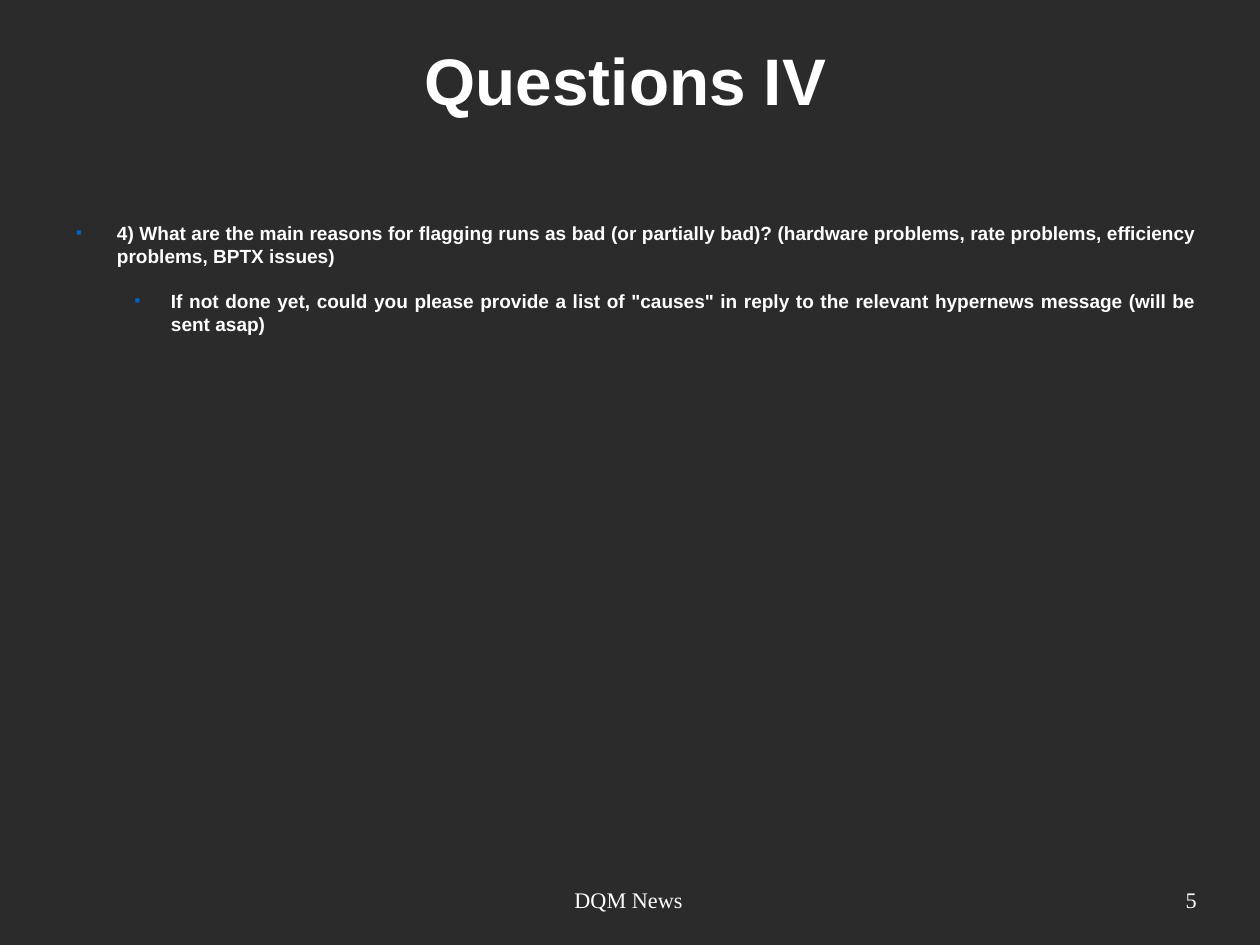
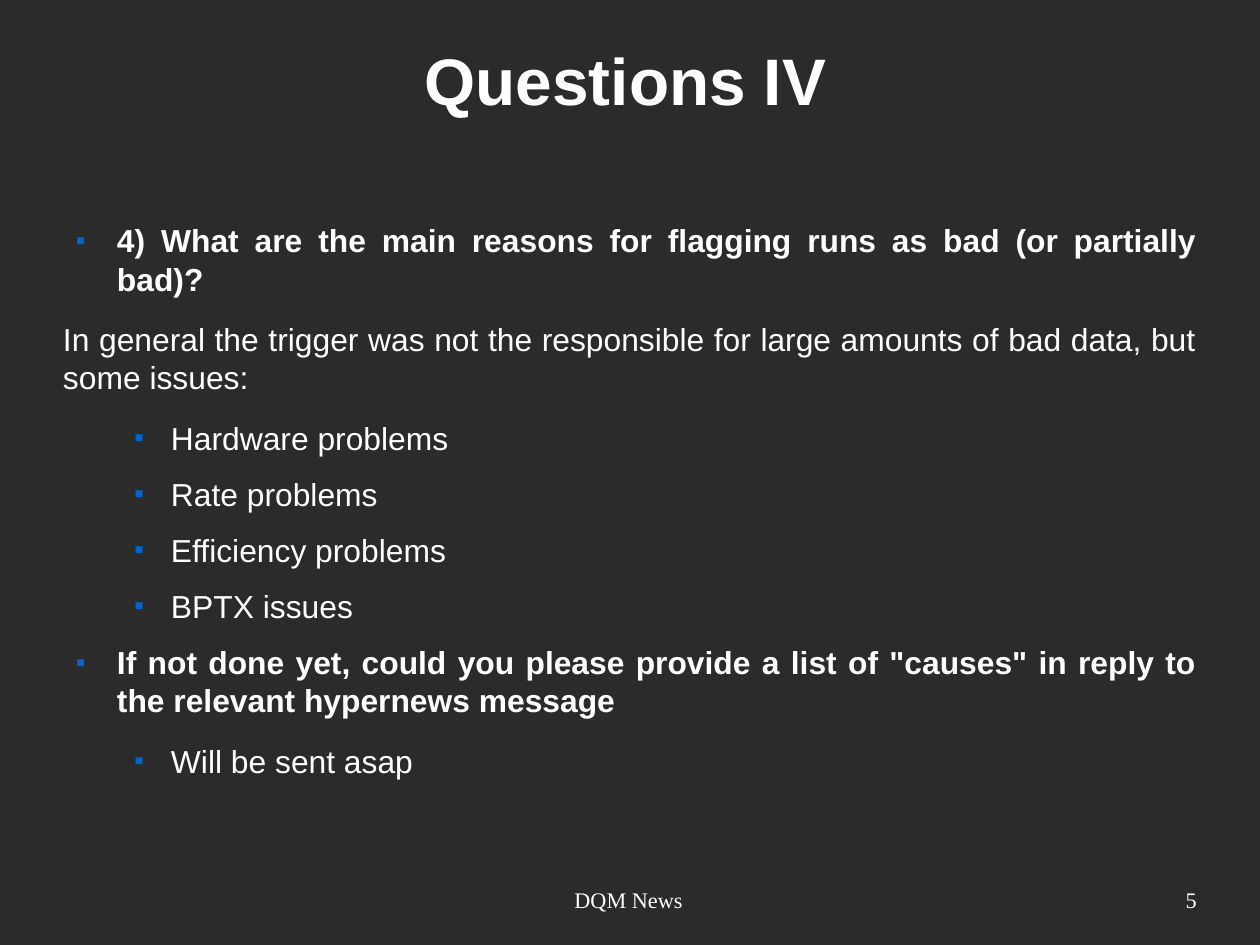
Before and after one commit to joaopela/WorkPresentations, a slide deck: slide 5 of cms/DQM_Meeting/2013-10-01/2013-10-01_DQMMeeting_JPela.odp. Drawn at 1260x945 pixels with LibreOffice and Linux fonts; fonts in the diff are those of the drawing; background and template pictures are left out; a plain dark background stands for a picture behind light text. Boxes give left, top, right and bottom in pixels: in the first picture for what was removed or moved away, otherwise in the second. Text is boxed around its words. In the diff, an @@ line names an element or a change of style, - is before the commit and + after.

```diff
--- a/cms/DQM_Meeting/2013-10-01/2013-10-01_DQMMeeting_JPela.odp
+++ b/cms/DQM_Meeting/2013-10-01/2013-10-01_DQMMeeting_JPela.odp
@@ text at (x1=63, y1=229, x2=1196, y2=779): text changed; size 12 to 20 pt; bold off @@
-■ 4) What are the main reasons for flagging runs as bad (or partially bad)? (hardware problems, rate problems, efficiency problems, BPTX issues)
-  ■ If not done yet, could you please provide a list of "causes" in reply to the relevant hypernews message (will be sent asap)
+■ 4) What are the main reasons for flagging runs as bad (or partially bad)?
+In general the trigger was not the responsible for large amounts of bad data, but some issues:
+  ■ Hardware problems
+  ■ Rate problems
+  ■ Efficiency problems
+  ■ BPTX issues
+■ If not done yet, could you please provide a list of "causes" in reply to the relevant hypernews message
+  ■ Will be sent asap
```
Also in this commit, not shown: 4 other slides changed, 1 other file.
